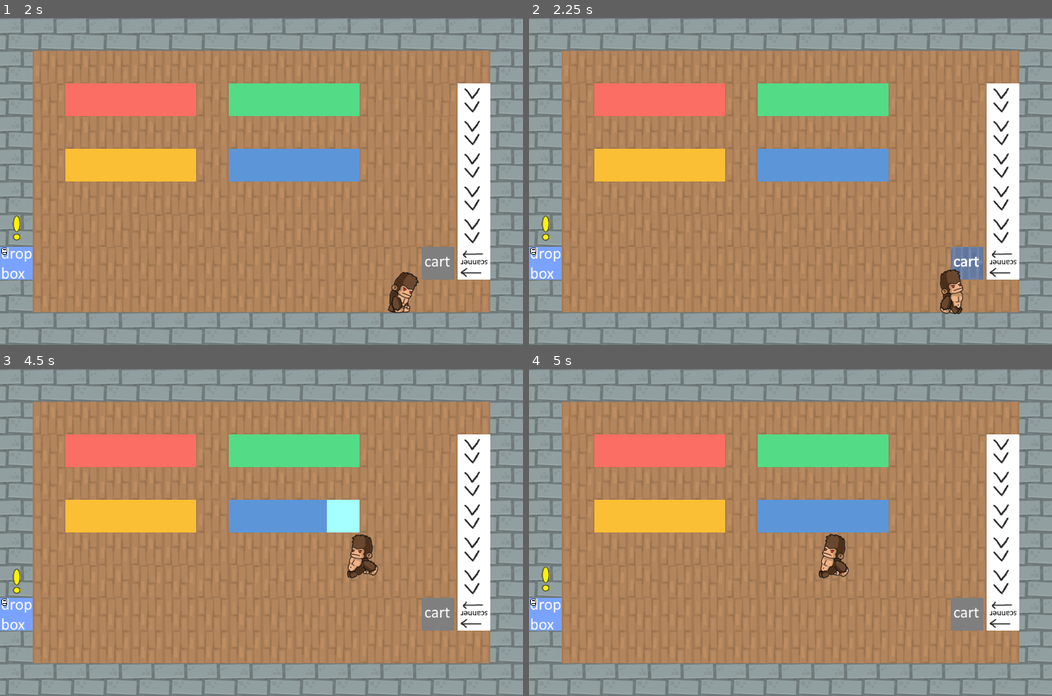
Above: before the commit, frames 1-4 (two rows, left to right).
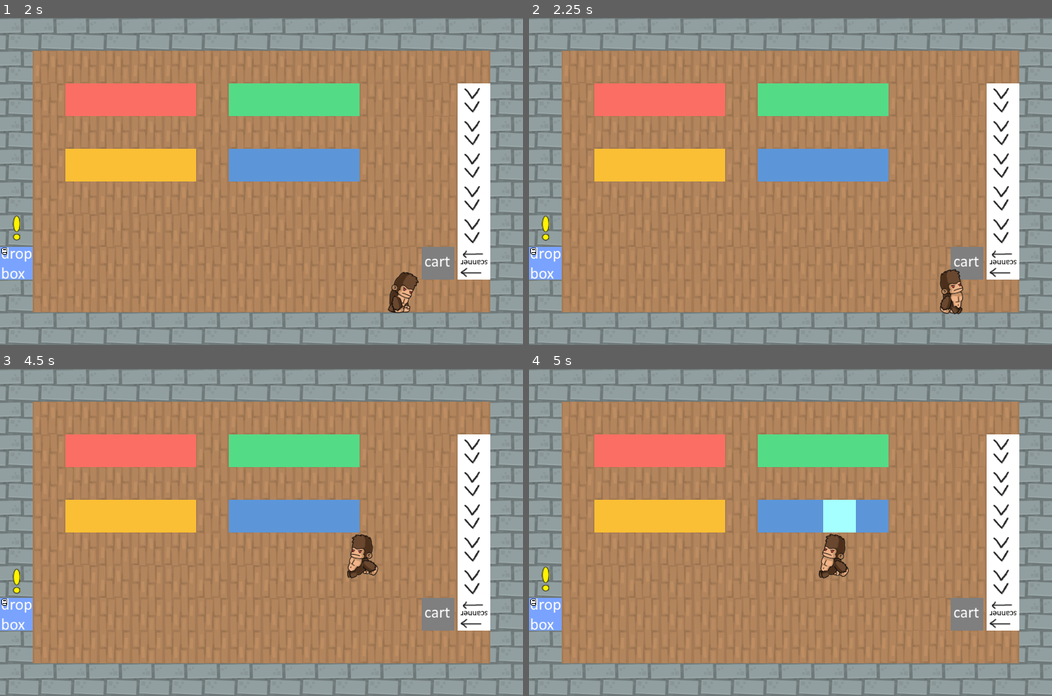
Above: after the commit, the same moments.

Repository: Jawfish/Overbooked
Game: Godot game, scene res://Engine/Main.tscn
Two runs of this game, one before a commit and one after it. Both use one fixed random seed, a clock stepped at 60 frames per second and the inputs below.
Inputs:
- Up to frame 1 (2 s): hold D (move_right) 0.53-1.28 s; hold Space (interact) 0.53-1.28 s; hold S (move_down) from 1.28 s (still down); tap Space (interact) at 1.35 s
- Up to frame 2 (2.25 s): release S (move_down) at 2.03 s; hold D (move_right) from 2.03 s (still down); hold Shift (move_cart) from 2.03 s (still down)
- Up to frame 3 (4.5 s): tap Space (interact) at 2.3, 2.85 s; release D (move_right) at 2.78 s; release Shift (move_cart) at 2.78 s; hold W (move_up) 2.78-3.53 s; hold Space (interact) 3.53-4.28 s; hold A (move_left) from 3.53 s (still down); tap Shift (move_cart) at 4.35 s
- Up to frame 4 (5 s): keep holding A (move_left); tap Space (interact) at 4.55 s

Frame 1 is identical in both runs. In frame 2, 0.6% of the frame differs, in the area x 80-87%, y 70-80%; in frame 3, 0.6%, in the area x 62-69%, y 40-50%; in frame 4, 0.6%.

Commit message:
improve selection for Interactor

Diff:
--- a/Actors/Interactor.gd
+++ b/Actors/Interactor.gd
@@ -4,37 +4,38 @@
 export (Color) var highlight: Color
 
 var target: PhysicsBody2D
-var highlighted_object: Node
+
+
+# interact with target
+func _input(event: InputEvent) -> void:
+	if event.is_action_pressed("interact"):
+		pass
 
 
 func _on_body_entered(body: PhysicsBody2D):
+	print(body.name + " entered")
 	if target:
-		return
-	if "Shelf" in body.get_parent().name:
-		highlight_object(body.get_parent())
-	elif "Cart" in body.name:
-		highlight_object(body)
+		unhighlight_object(target)
+	highlight_object(body)
 	target = body
 
 
 func _on_body_exited(body: PhysicsBody2D):
-	if "Shelf" in body.get_parent().name:
-		unhighlight_object(body.get_parent())
-	elif "Cart" in body.name:
-		unhighlight_object(body)
-	if get_overlapping_bodies().size() == 0:
+	print(body.name + " exited")
+	if body == target:
+		unhighlight_object(target)
 		target = null
 
 
 func highlight_object(node: Node2D):
-	if highlighted_object:
+	print(node.name + " highlighted")
+	if node == null:
 		return
-	highlighted_object = node
 	node.modulate = node.modulate + highlight
 
 
 func unhighlight_object(node: Node2D):
-	if not highlighted_object:
+	print(node.name + " unhighlighted")
+	if node == null:
 		return
-	highlighted_object = null
 	node.modulate = node.modulate - highlight
--- a/Actors/Player.gd
+++ b/Actors/Player.gd
@@ -23,7 +23,7 @@
 	# emit current player state as a signal so other things can know
 	# these are defined in the parent (Actor) class
 	if direction != Vector2.ZERO:
-		_on_direction_changed(direction)
+#		_on_direction_changed(direction)
 		if not current_state == STATES.MOVING:
 			current_state = STATES.MOVING
 			emit_signal("moving")
@@ -38,16 +38,15 @@
 	# uses delta time automatically
 	move_and_slide(movement)
 
-
-func _on_direction_changed(input_dir: Vector2):
-	# update active interactor shapes based on input direction
-	var dirs = {
-		Vector2(-1, 0): $Interactor/Left,
-		Vector2(1, 0): $Interactor/Right,
-		Vector2(0, -1): $Interactor/Up,
-		Vector2(0, 1): $Interactor/Down
-	}
-	for dir in dirs:
-		var active = abs(input_dir.angle_to(dir)) <= deg2rad(45.00001)
-		#print(str(dir) + ": " + str(abs(rad2deg(input_dir.angle_to(dir)))) + " " + str(active))
-		dirs[dir].disabled = ! active
+#func _on_direction_changed(input_dir: Vector2):
+#	# update active interactor shapes based on input direction
+#	var dirs = {
+#		Vector2(-1, 0): $Interactor/Left,
+#		Vector2(1, 0): $Interactor/Right,
+#		Vector2(0, -1): $Interactor/Up,
+#		Vector2(0, 1): $Interactor/Down
+#	}
+#	for dir in dirs:
+#		var active = abs(input_dir.angle_to(dir)) <= deg2rad(45.00001)
+#		#print(str(dir) + ": " + str(abs(rad2deg(input_dir.angle_to(dir)))) + " " + str(active))
+#		dirs[dir].disabled = ! active
--- a/Actors/Player.tscn
+++ b/Actors/Player.tscn
@@ -8,20 +8,9 @@
 [sub_resource type="CircleShape2D" id=1]
 radius = 24.0
 
-[sub_resource type="RectangleShape2D" id=2]
-extents = Vector2( 16, 16 )
-
-[sub_resource type="RectangleShape2D" id=3]
-extents = Vector2( 16, 48 )
-
-[sub_resource type="RectangleShape2D" id=4]
-extents = Vector2( 16, 48 )
-
-[sub_resource type="RectangleShape2D" id=5]
-extents = Vector2( 22, 16 )
-
-[sub_resource type="RectangleShape2D" id=6]
-extents = Vector2( 22, 16 )
+[sub_resource type="SegmentShape2D" id=2]
+a = Vector2( 0, -15 )
+b = Vector2( 0, 50 )
 
 [node name="Player" instance=ExtResource( 1 )]
 z_index = 2
@@ -31,36 +20,20 @@
 movement_speed = 225
 
 [node name="Collider" parent="." index="1"]
+visible = false
 position = Vector2( 0.211869, 6.98997 )
 shape = SubResource( 1 )
 
 [node name="Interactor" parent="." index="2" instance=ExtResource( 3 )]
 position = Vector2( 1.5749, -15.6543 )
+collision_mask = 96
 
-[node name="Center" type="CollisionShape2D" parent="Interactor" index="0"]
+[node name="1" type="CollisionShape2D" parent="Interactor" index="0"]
+modulate = Color( 0.898039, 1, 0, 1 )
+position = Vector2( 8, -37 )
 shape = SubResource( 2 )
-disabled = true
-
-[node name="Left" type="CollisionShape2D" parent="Interactor" index="1"]
-position = Vector2( -24, 0 )
-shape = SubResource( 3 )
-disabled = true
-
-[node name="Right" type="CollisionShape2D" parent="Interactor" index="2"]
-position = Vector2( 24, 0 )
-shape = SubResource( 4 )
-disabled = true
-
-[node name="Down" type="CollisionShape2D" parent="Interactor" index="3"]
-position = Vector2( 0, 40 )
-shape = SubResource( 5 )
-disabled = true
-
-[node name="Up" type="CollisionShape2D" parent="Interactor" index="4"]
-position = Vector2( 0, -40 )
-shape = SubResource( 6 )
-disabled = true
 
 [node name="PlayerBookSuccer" parent="." index="3" instance=ExtResource( 4 )]
+visible = false
 
 [editable path="Interactor"]
--- a/Actors/PlayerBookSuccer.tscn
+++ b/Actors/PlayerBookSuccer.tscn
@@ -3,7 +3,7 @@
 [ext_resource path="res://Actors/PlayerBookSuccer.gd" type="Script" id=1]
 
 [sub_resource type="CircleShape2D" id=1]
-radius = 41.6033
+radius = 48.0
 
 [node name="PlayerBookSuccer" type="Area2D"]
 script = ExtResource( 1 )
--- a/Objects/CartObject.tscn
+++ b/Objects/CartObject.tscn
@@ -11,7 +11,7 @@
 extents = Vector2( 38.5, 37.5 )
 
 [node name="CartObject" type="KinematicBody2D"]
-collision_layer = 6
+collision_layer = 68
 collision_mask = 2147483648
 script = ExtResource( 2 )
 _pitch_min = 0.8
--- a/Objects/ShelfObject.tscn
+++ b/Objects/ShelfObject.tscn
@@ -1,21 +1,18 @@
-[gd_scene load_steps=5 format=2]
+[gd_scene load_steps=4 format=2]
 
-[ext_resource path="res://Objects/Object.tscn" type="PackedScene" id=1]
 [ext_resource path="res://Objects/ShelfObject.gd" type="Script" id=2]
 [ext_resource path="res://Assets/Tiles/WhiteTile.png" type="Texture" id=3]
 
 [sub_resource type="RectangleShape2D" id=1]
 extents = Vector2( 32, 32 )
 
-[node name="ShelfObject" instance=ExtResource( 1 )]
+[node name="ShelfObject" type="StaticBody2D"]
+collision_layer = 33
+collision_mask = 0
 script = ExtResource( 2 )
 
-[node name="Sprite" type="Sprite" parent="." index="0"]
+[node name="Sprite" type="Sprite" parent="."]
 texture = ExtResource( 3 )
 
-[node name="StaticBody2D" type="StaticBody2D" parent="." index="1"]
-collision_layer = 7
-collision_mask = 7
-
-[node name="CollisionShape2D" type="CollisionShape2D" parent="StaticBody2D" index="0"]
+[node name="CollisionShape2D" type="CollisionShape2D" parent="."]
 shape = SubResource( 1 )
--- a/project.godot
+++ b/project.godot
@@ -145,6 +145,8 @@
 2d_physics/layer_3="SolidPlaceable"
 2d_physics/layer_4="DropBox"
 2d_physics/layer_5="Player"
+2d_physics/layer_6="Shelves"
+2d_physics/layer_7="Cart"
 
 [rendering]
 
Not shown: 1 places in Actors/Player.tscn that only renumber resources
